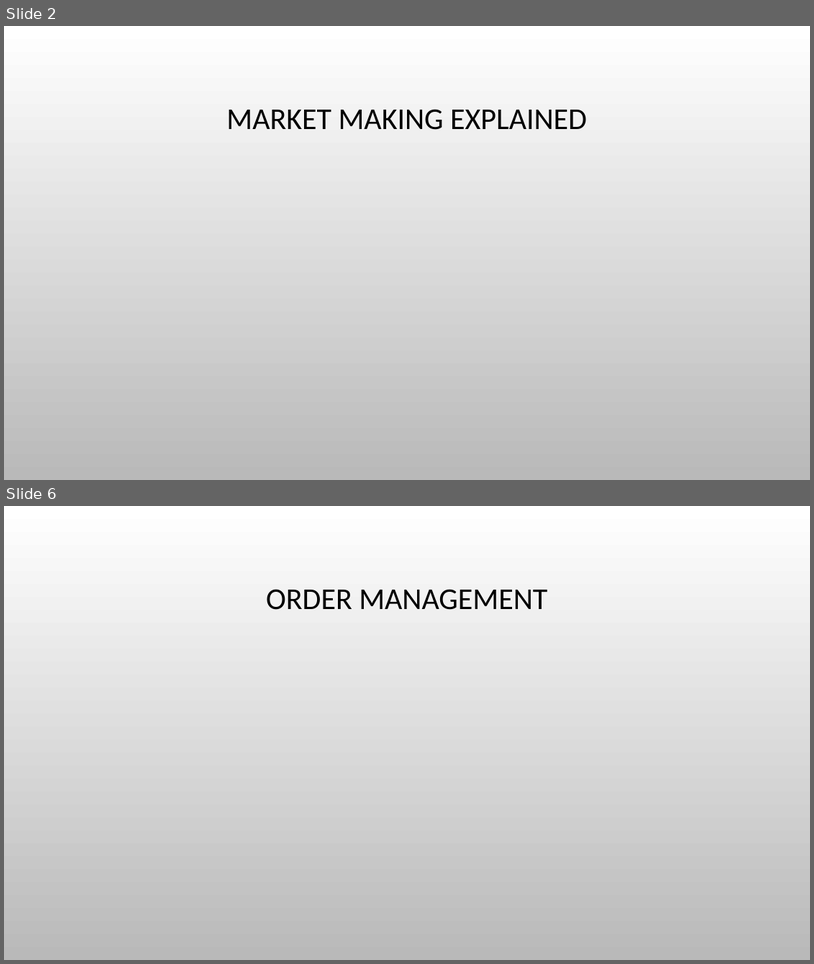
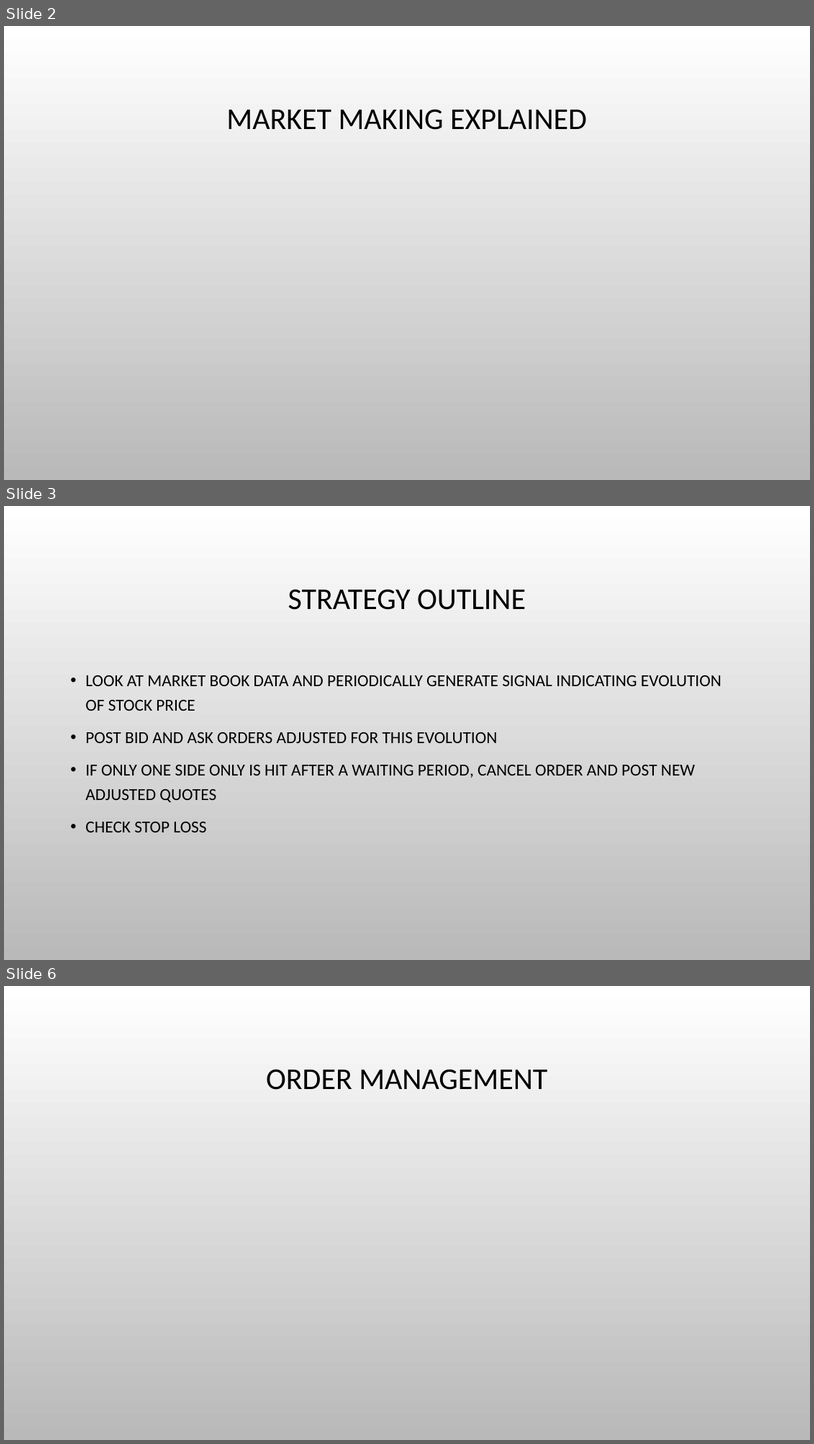
Before and after one commit to kkanagal/MSE448Project, a slide deck: Market making.pptx. Shown one above the other, each under a label of ours: slides 2 and 6 before the commit, slides 2, 3 and 6 after it; the slides between them are not shown. The pictures are 814x964 and 814x1444 pixels, drawn with LibreOffice and Linux fonts; fonts in the diff are those of the drawing; background and template pictures are left out. Boxes give left, top, right and bottom in pixels: in the first picture for what was removed or moved away, otherwise in the second. Text is boxed around its words. In the diff, an @@ line names an element or a change of style, - is before the commit and + after.

Commit message:
Global and signal generating flowcharts

```diff
--- a/Market making.pptx
+++ b/Market making.pptx
@@ slide 3 added at <box>4,506,810,960</box>, background picture (left out) @@
@@ title added at <box>288,589,526,610</box>, 36 pt, text #000000 @@
+STRATEGY OUTLINE
@@ text added at <box>85,675,722,832</box>, 20 pt, text #000000 @@
+• LOOK AT MARKET BOOK DATA AND PERIODICALLY GENERATE SIGNAL INDICATING EVOLUTION OF STOCK PRICE
+• POST BID AND ASK ORDERS ADJUSTED FOR THIS EVOLUTION
+• IF ONLY ONE SIDE ONLY IS HIT AFTER A WAITING PERIOD, CANCEL ORDER AND POST NEW ADJUSTED QUOTES
+• CHECK STOP LOSS
```
Also in this commit, not shown: 2 slides changed, 1 slide removed.
